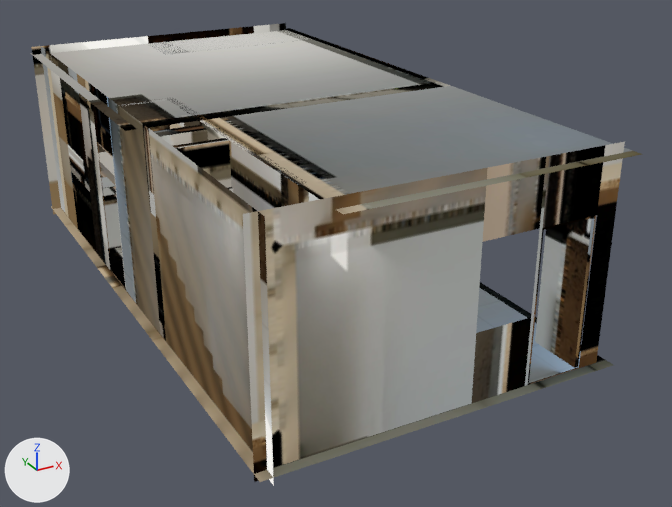
The glTF model assets/casa-oreja/interior_pb.glb, before and after one commit.
Camera for both pictures: a 50 mm camera at (-0.04, -3.12, 6.0) aimed at (5.93, 7.73, 0.57). The lights are fixed; the arrows at lower left show +X, +Y and +Z. The older version comes first. Where no turn or scale is listed for an object, it has been applied to the vertices. Vertices at exactly the same position are counted once.

The older version as bpy lines, for what is in view:
```python
me_b_interior_pb = bpy.data.meshes.new('B_Interior_PB')
me_b_interior_pb.from_pydata(...)  # 326 vertices, 426 faces; spans x -2.4..2.4, y -4.47..4.47, z -1.48..1.48
me_b_interior_pb.materials.append(mat_horneado)
ob_b_interior_pb = bpy.data.objects.new('B_Interior_PB', me_b_interior_pb)
ob_b_interior_pb.location = (5.4, 8.47, 1.48)
```
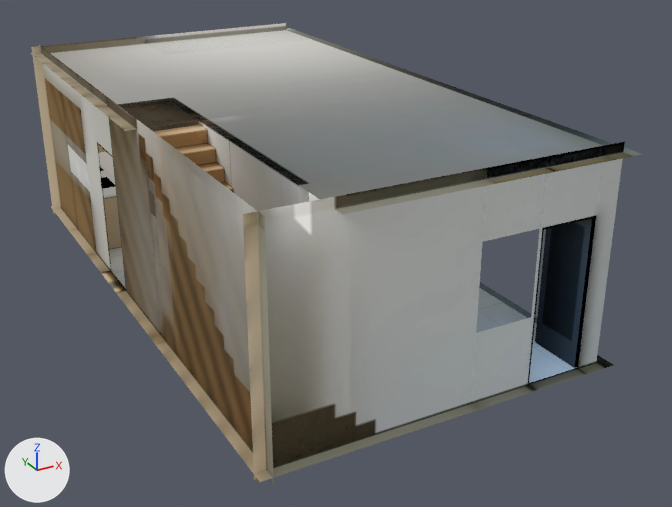
Location of each change, [x1, y1, x2, y2] in pixels of the pictures (672 x 507 px; the box of a moved part takes in the faces that stretch with it):
```json
{"part": 1, "of": "me_b_interior_pb", "change": "moved or reshaped", "before": [148, 130, 233, 327], "after": [160, 130, 233, 327]}
{"part": 2, "of": "me_b_interior_pb", "change": "surface changed", "before": [31, 23, 642, 486], "after": [31, 23, 642, 486]}
```

The change, as JSON lines over the scene's bpy script:
```json
{"block": "me_b_interior_pb", "where": "# used by ob_b_interior_pb; location = (5.4, 8.47, 1.48)"}
{"op": "remove", "block": "me_b_interior_pb", "code": "me_b_interior_pb.from_pydata(...)  # 326 vertices, 426 faces; spans x -2.4..2.4, y -4.47..4.47, z -1.48..1.48"}
{"op": "add", "block": "me_b_interior_pb", "code": "me_b_interior_pb.from_pydata(...)  # 335 vertices, 426 faces; spans x -2.4..2.4, y -4.47..4.47, z -1.48..1.48"}
{"block": "me_b_interior_pb", "change": "me_b_interior_pb part 1"}
{"block": "me_b_interior_pb", "change": "10 vertices are removed from x -2.25..-1.45, y -1.74..-0.79, z -1.36..1.35"}
{"block": "me_b_interior_pb", "change": "39 faces are deleted"}
{"block": "me_b_interior_pb", "change": "1 vertex moves from x -2.25, y -1.62, z 1.35 to x -2.25, y -1.62, z 0.47"}
{"block": "me_b_interior_pb", "change": "3 vertices are added at (-2.25, -1.74, 0.47), (-1.45, -1.74, 0.47), (-1.45, -1.62, 0.47)"}
{"block": "me_b_interior_pb", "change": "16 new vertices lie (0.0, 0.0, -0.3) away from vertices in x -2.25..-1.45, y -1.79..-0.79, z 0.77..1.3"}
{"block": "me_b_interior_pb", "change": "39 new faces join them"}
{"block": "me_b_interior_pb", "change": "me_b_interior_pb part 2: 383 kept faces spanning x -2.4..2.4, y -4.47..4.47, z -1.48..1.48 get new texture (UV) coordinates"}
```
